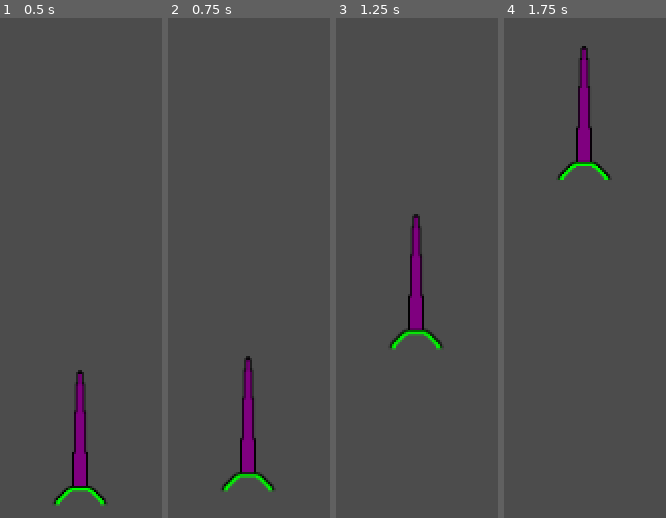
Above: before the commit, frames 1-4 (left to right).
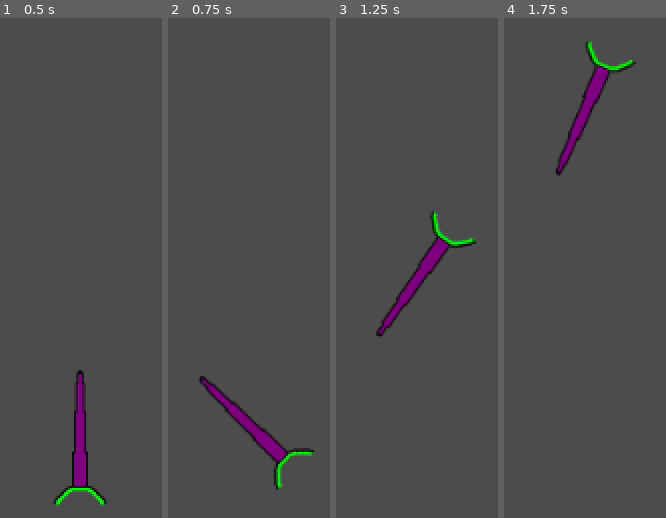
Above: after the commit, the same moments.

Repository: yusufmte/joustronauts
Game: Godot game, scene res://lance.tscn
Same seed, same stepped clock (60 frames per second), same inputs: the game is played once before the commit and once after it.
Inputs:
- Up to frame 1 (0.5 s): no input
- Up to frame 2 (0.75 s): tap Enter at 0.5 s; hold Up (lanceP_forward) from 0.53 s (still down); hold Left (lanceP_rot_CCW) from 0.53 s (still down)
- Up to frame 3 (1.25 s): keep holding Up (lanceP_forward); keep holding Left (lanceP_rot_CCW); tap Right (lanceP_rot_CW) at 0.8 s
- Up to frame 4 (1.75 s): release Up (lanceP_forward) at 1.28 s; release Left (lanceP_rot_CCW) at 1.28 s; hold Down (lanceP_reverse) from 1.28 s (still down); tap Right (lanceP_rot_CW) at 1.35 s; tap Left (lanceP_rot_CCW) at 1.55 s

Frame 1 is identical in both runs. In frame 2, 4.2% of the frame differs, in the area x 19-91%, y 67-95%; in frame 3, 4.1%; in frame 4, 3.7%.

Commit message:
add basic rotation

Diff:
--- a/lance.gd
+++ b/lance.gd
@@ -4,7 +4,7 @@
 export var max_speed = 1000
 export var reverse_speed = 150
 export var deceleration = 800
-export var rot_speed = 120
+export var rot_speed = 4
 
 var velocity = Vector2.ZERO
 
@@ -19,7 +19,10 @@
 		velocity.y += acceleration * delta
 	if Input.is_action_pressed("lanceP_reverse"):
 		velocity.y -= acceleration * delta
-
+	if Input.is_action_pressed("lanceP_rot_CCW"):
+		rotation -= rot_speed * delta
+	if Input.is_action_pressed("lanceP_rot_CW"):
+		rotation += rot_speed * delta
 
 	if velocity != Vector2.ZERO:
 		position.y -= velocity.y * delta
